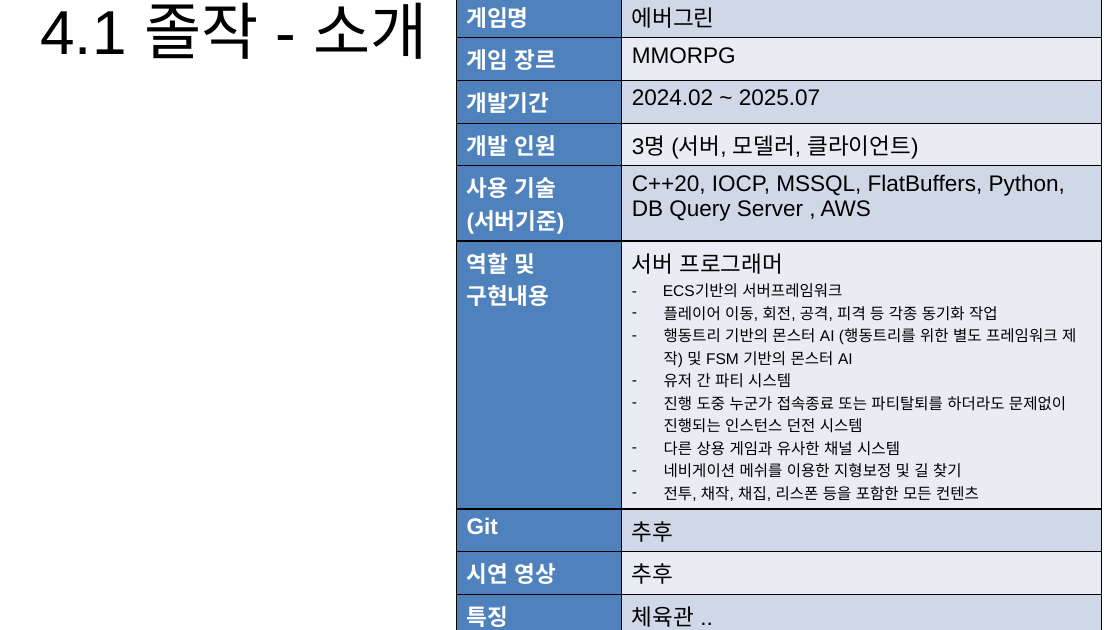
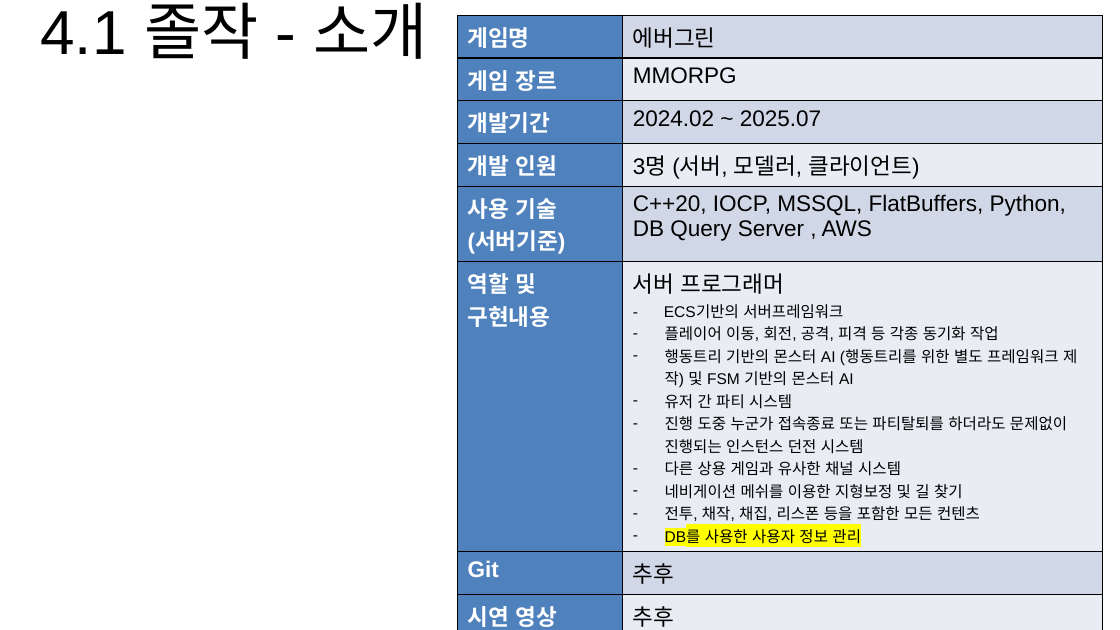
Before and after one commit to hypernagox/FYP_Evergreen, a slide deck: slide 4 of 포트폴리오/서버_최재혁/포트폴리오.pptx. Drawn at 1120x630 pixels with LibreOffice and Linux fonts; fonts in the diff are those of the drawing. Boxes give left, top, right and bottom in pixels: in the first picture for what was removed or moved away, otherwise in the second. Text is boxed around its words. In the diff, an @@ line names an element or a change of style, - is before the commit and + after.

```diff
--- a/포트폴리오/서버_최재혁/포트폴리오.pptx
+++ b/포트폴리오/서버_최재혁/포트폴리오.pptx
@@ table at <box>457,15,1103,630</box> @@
-row 6, column 2: 서버 프로그래머 / - ECS기반의 서버프레임워크 / 플레이어 이동, 회전, 공격, 피격 등 각종 동기화 작업 / 행동트리 기반의 몬스터 AI (행동트리를 위한 별도 프레임워크 제작) 및 FSM 기반의 몬스터 AI / 유저 간 파티 시스템 / 진행 도중 누군가 접속종료 또는 파티탈퇴를 하더라도 문제없이 진행되는 인스턴스 던전 시스템 / 다른 상용 게임과 유사한 채널 시스템 / 네비게이션 메쉬를 이용한 지형보정 및 길 찾기 / 전투, 채작, 채집, 리스폰 등을 포함한 모든 컨텐츠
+row 6, column 2: 서버 프로그래머 / - ECS기반의 서버프레임워크 / 플레이어 이동, 회전, 공격, 피격 등 각종 동기화 작업 / 행동트리 기반의 몬스터 AI (행동트리를 위한 별도 프레임워크 제작) 및 FSM 기반의 몬스터 AI / 유저 간 파티 시스템 / 진행 도중 누군가 접속종료 또는 파티탈퇴를 하더라도 문제없이 진행되는 인스턴스 던전 시스템 / 다른 상용 게임과 유사한 채널 시스템 / 네비게이션 메쉬를 이용한 지형보정 및 길 찾기 / 전투, 채작, 채집, 리스폰 등을 포함한 모든 컨텐츠 / DB를 사용한 사용자 정보 관리
@@ table: place and size @@
-table at <box>456,0,1102,630</box>
+table at <box>457,15,1103,630</box>
```
Also in this commit, not shown: 6 other slides changed, 1 other file.
